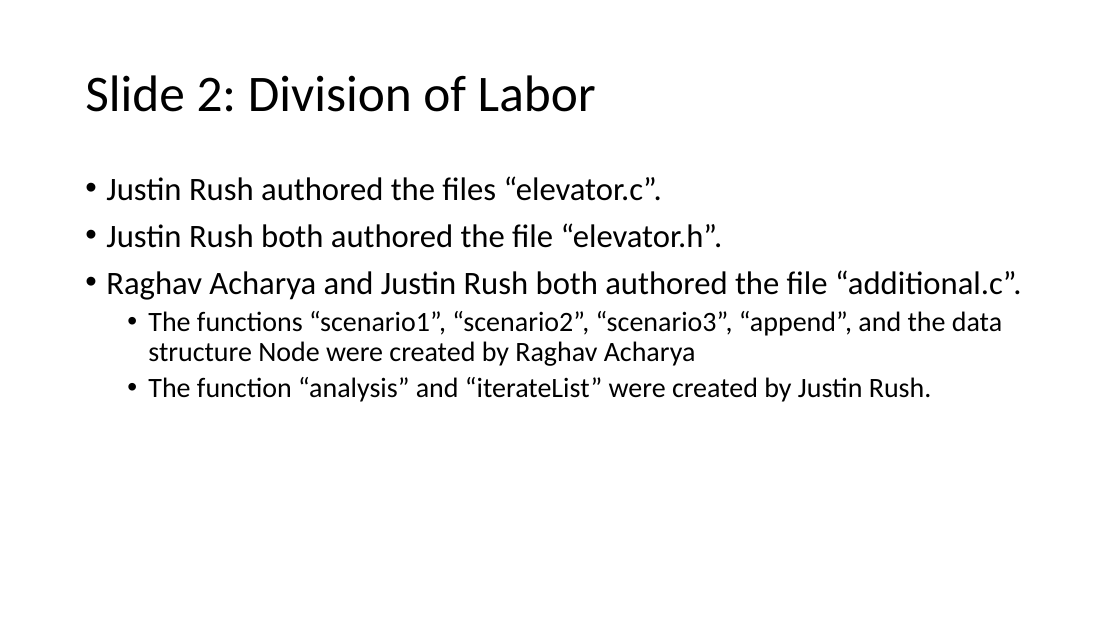
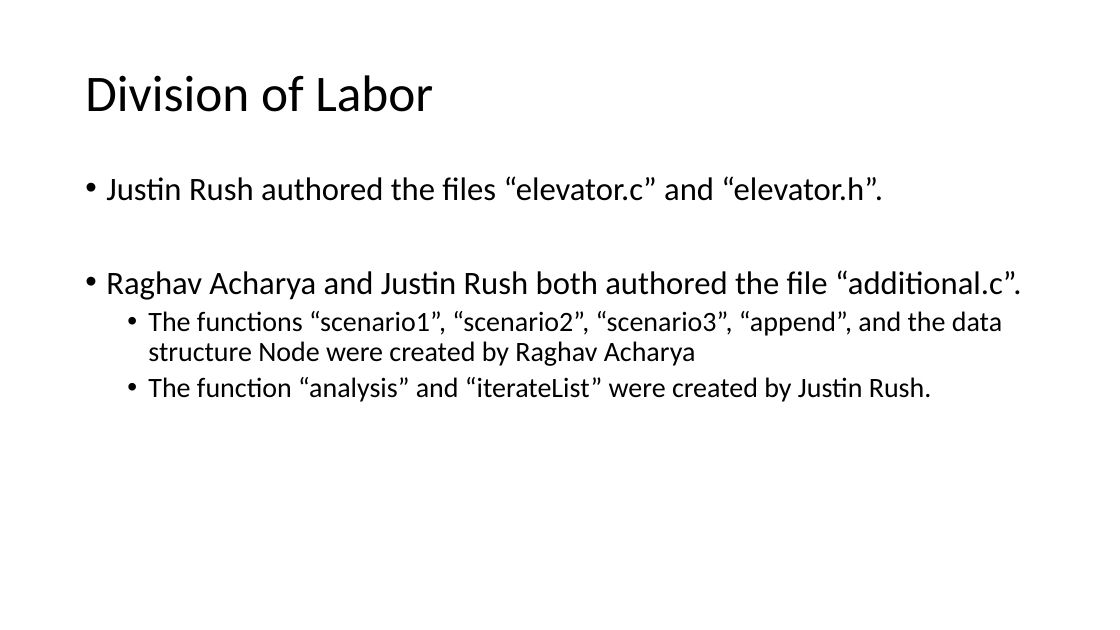
Before and after one commit to JustinRush80/cx4010_PA_1, a slide deck: slide 2 of slides.pptx. Drawn at 1120x630 pixels with LibreOffice and Linux fonts; fonts in the diff are those of the drawing. Boxes give left, top, right and bottom in pixels: in the first picture for what was removed or moved away, otherwise in the second. Text is boxed around its words. In the diff, an @@ line names an element or a change of style, - is before the commit and + after.

```diff
--- a/slides.pptx
+++ b/slides.pptx
@@ title at (x1=85, y1=75, x2=433, y2=112): text changed @@
-Slide 2: Division of Labor
+Division of Labor
@@ text at (x1=106, y1=176, x2=883, y2=201): text changed @@
-• Justin Rush authored the files “elevator.c”.
-• Justin Rush both authored the file “elevator.h”.
+• Justin Rush authored the files “elevator.c” and “elevator.h”.
```
Also in this commit, not shown: 1 other slide changed.
